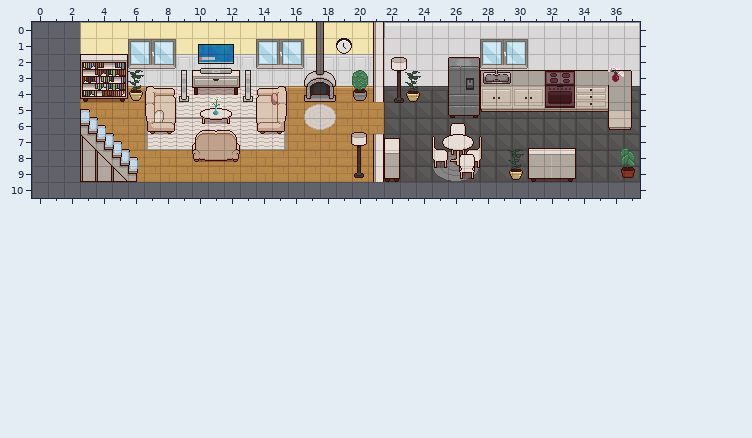
One commit to this Tiled map: public/assets/tiled/maps/living-cocina/living-cocina.tmx. The first picture shows the starting point.
Cells are 16x16 px. Shown: x 0..37, y 0..10. The old version is drawn lined up with the new one.
And afterwards:
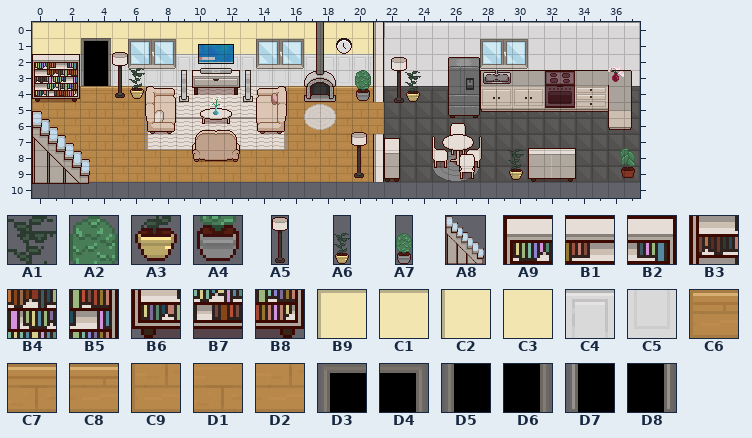
Key: from "Decoraciones": A1 63, A2 65, A3 75, A4 77; from "DecoracionesObjetos": A5 4, A6 7, A7 9; from "Escalera": A8 0; from "Librerias": A9 988, B1 989, B2 990, B3 1035, B4 1036, B5 1037, B6 1082, B7 1083, B8 1084; from "PisosYParedes": B9 15, C1 16, C2 29, C3 30, C4 44, C5 58, C6 71, C7 72, C8 73, C9 85, D1 86, D2 87; from "Puerta": D3 507, D4 508, D5 553, D6 554, D7 599, D8 600.
__ is an empty cell, ## one hidden under a higher layer.
Objects are placed by their top-left corner, in cells (3,4 is the top-left corner of cell 3,4); size is 1x1 cell unless given.
Difference:
{"change": "map size 35x10 -> 38x10 cells (old content now starts at 3,0; both pictures use the new coordinates)"}
{"where": "layer \"Piso\""}
{"y":4,"x":0,"old":"__ __ __","new":"C6 C7 C8"}
{"y":5,"x":0,"old":"__ __ __ C9","new":"C9 D1 D2 D1"}
{"y":6,"x":0,"old":"__ __ __ C9","new":"C9 D1 D2 D1"}
{"y":7,"x":0,"old":"__ __ __ C9","new":"C9 D1 D2 D1"}
{"y":8,"x":0,"old":"__ __ __ C9","new":"C9 D1 D2 D1"}
{"y":9,"x":0,"old":"__ __ __ C9","new":"C9 D1 D2 D1"}
{"where": "layer \"Pared\""}
{"y":0,"x":0,"old":"__ __ __ B9","new":"B9 C1 C1 C1"}
{"y":1,"x":0,"old":"__ __ __ C2","new":"C2 C3 C3 C3"}
{"y":2,"x":3,"old":"##","new":"C4"}
{"y":3,"x":3,"old":"##","new":"C5"}
{"where": "layer \"MueblesLiving\""}
{"y":1,"x":3,"old":"__ __","new":"D3 D4"}
{"y":2,"x":0,"old":"__ __ __ A9 B1 B2","new":"A9 B1 B2 D5 D6 __"}
{"y":3,"x":0,"old":"__ __ __ B3 B4 B5","new":"B3 B4 B5 D7 D8 __"}
{"y":4,"x":0,"old":"__ __ __ B6 B7 B8","new":"B6 B7 B8 __ __ __"}
{"where": "layer \"Decoraciones\""}
{"y":3,"x":6,"old":"A1","new":"__"}
{"y":3,"x":20,"old":"A2","new":"__"}
{"y":4,"x":6,"old":"A3","new":"__"}
{"y":4,"x":20,"old":"A4","new":"__"}
{"where": "layer \"Muebles\""}
{"was": "A8 at 3,5.4 size 3.8x4.6", "now": "A8 at 0,5.5 size 3.8x4.6"}
{"now": "A5 at 5,1.8 size 1x3"}
{"now": "A6 at 6.1,1.8 size 1x3"}
{"now": "A7 at 20.2,1.9 size 1x3"}
{"label":"changed","picture_box":[32,22,145,184]}
{"label":"changed","picture_box":[352,70,371,101]}
